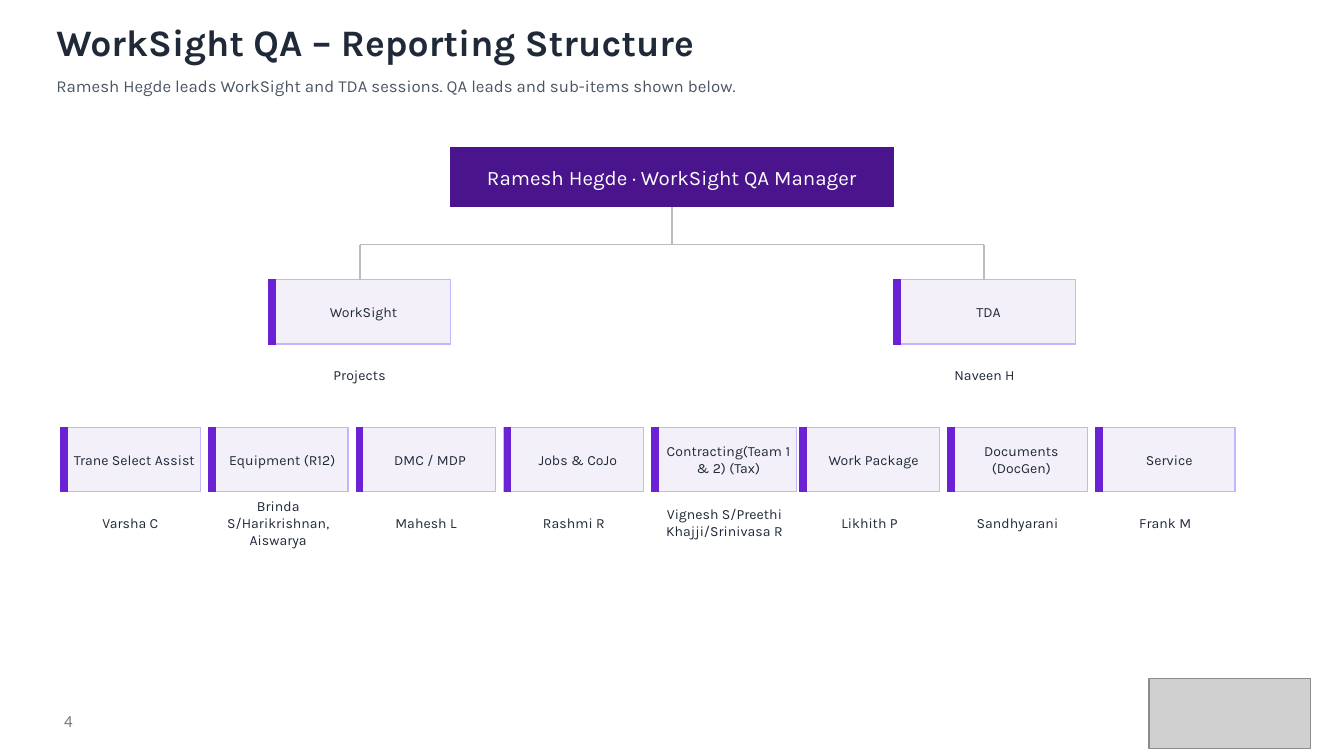
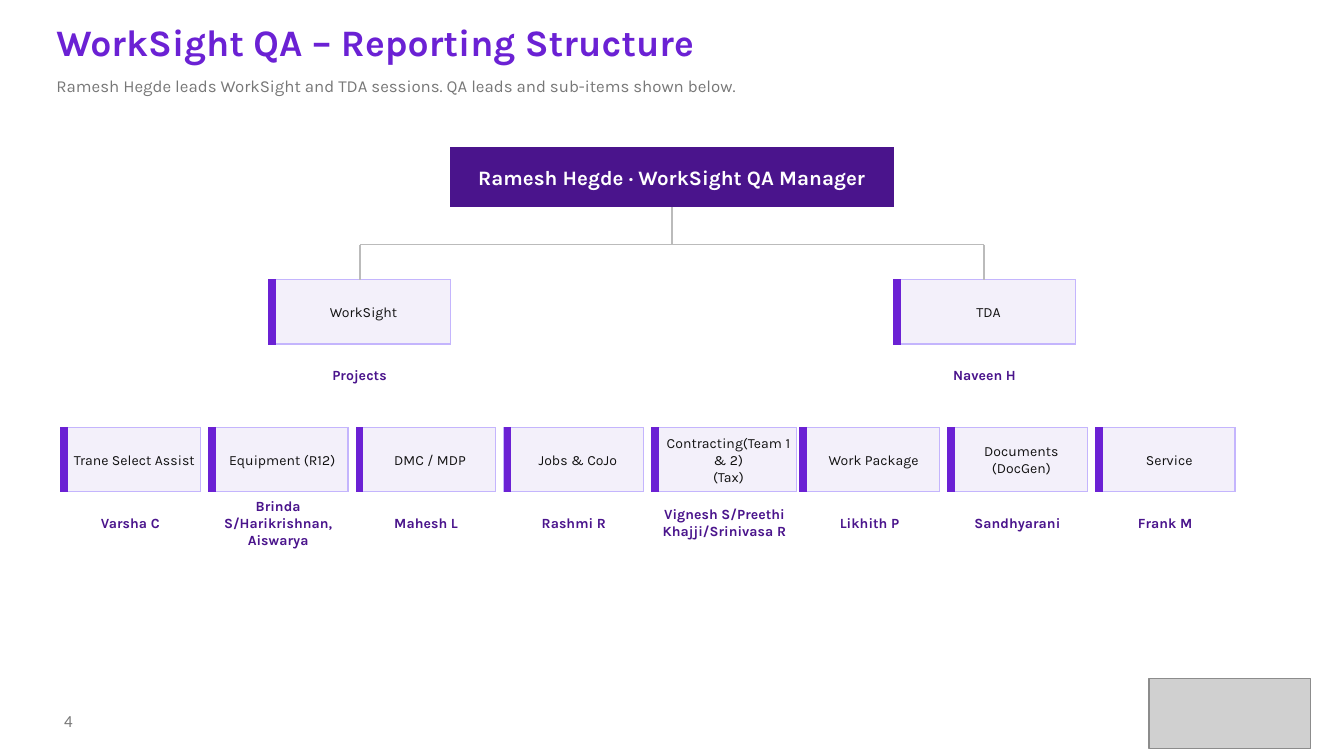
Before and after one commit to Sagar-konkanagaon/ETL__ASSIGNMENT, a slide deck: slide 4 of CHVAC_QA_Onboarding_Updated (1).pptx. Drawn at 1344x756 pixels with LibreOffice and Linux fonts; fonts in the diff are those of the drawing; grey boxes stand for pictures. Boxes give left, top, right and bottom in pixels: in the first picture for what was removed or moved away, otherwise in the second. Text is boxed around its words. In the diff, an @@ line names an element or a change of style, - is before the commit and + after.

```diff
--- a/CHVAC_QA_Onboarding_Updated (1).pptx
+++ b/CHVAC_QA_Onboarding_Updated (1).pptx
@@ text "WorkSight QA – Reporting Structure" at <box>56,29,694,66</box>: text colour #1F2937 to #6B21D4 @@
@@ text "Ramesh Hegde leads WorkSight and ..." at <box>56,80,736,96</box>: text colour #4B5563 to #777777 @@
@@ text "Ramesh Hegde · WorkSight QA ..." at <box>478,170,865,190</box>: bold on @@
@@ text at <box>667,438,791,484</box>: text changed; text colour #1F2937 to #111111 @@
-Contracting(Team 1 & 2) (Tax)
+Contracting(Team 1 & 2)
+(Tax)
@@ text at <box>984,447,1058,475</box>: text changed; text colour #1F2937 to #111111 @@
-Documents (DocGen)
+Documents
+(DocGen)
@@ text colour #1F2937 to #111111 in 8 elements at <box>330,307,397,321</box>, <box>976,308,1000,317</box>, <box>74,455,195,465</box>, <box>229,455,335,469</box>, <box>394,456,466,465</box>, <box>539,455,617,465</box>, <box>829,455,919,469</box>, <box>1146,455,1193,465</box> @@
@@ text at <box>224,501,332,549</box>: text changed; text colour #1F2937 to #4A148C; bold on @@
-Brinda S/Harikrishnan, Aiswarya
+Brinda S/Harikrishnan,
+Aiswarya
@@ text at <box>663,508,786,540</box>: text changed; text colour #1F2937 to #4A148C; bold on @@
-Vignesh S/Preethi Khajji/Srinivasa R
+Vignesh S/Preethi
+Khajji/Srinivasa R
@@ text colour #1F2937 to #4A148C, bold on in 8 elements at <box>332,370,386,384</box>, <box>953,371,1016,380</box>, <box>101,518,160,528</box>, <box>394,518,458,528</box>, <box>542,518,606,528</box>, <box>840,518,899,528</box>, <box>974,518,1060,532</box>, <box>1138,518,1192,528</box> @@
```
Also in this commit, not shown: 4 other slides changed.
